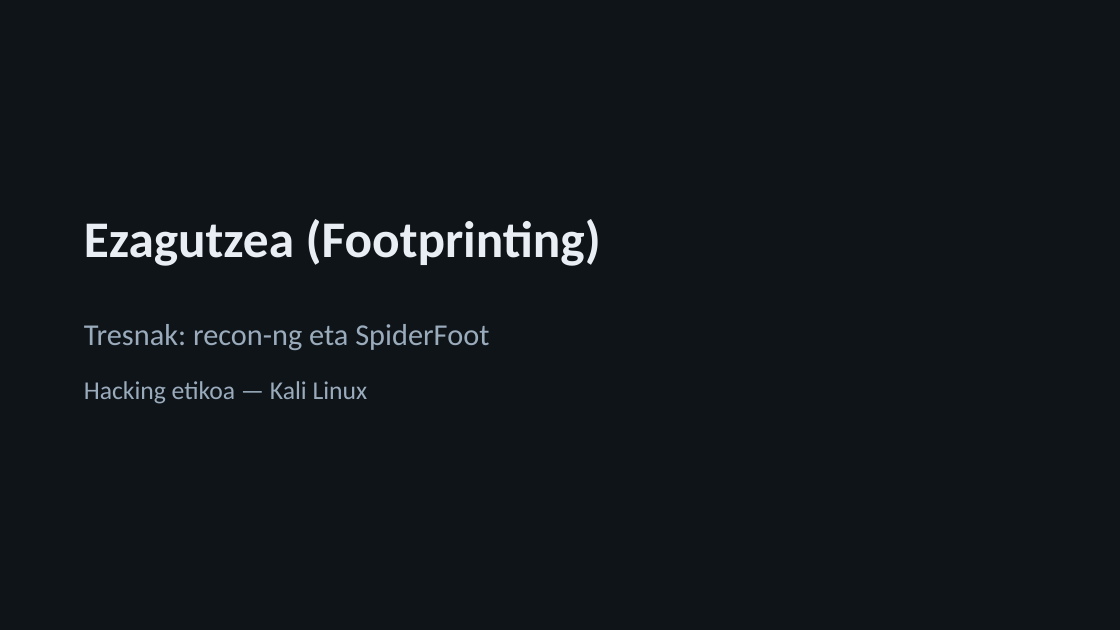
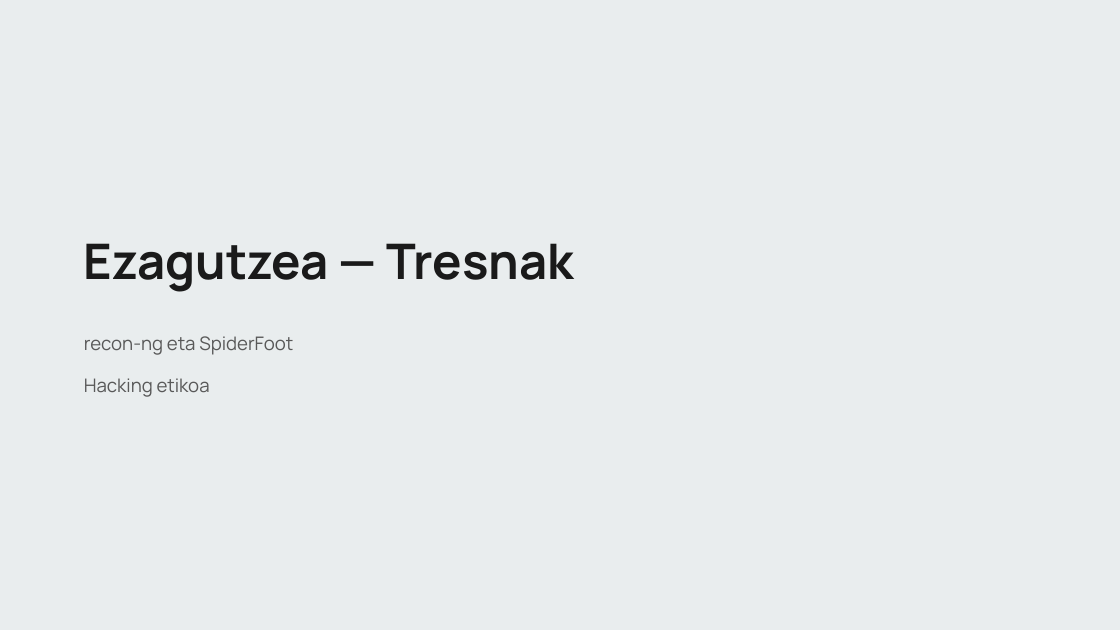
Before and after one commit to jazkune-izarraitz/Garapen2627, a slide deck: slide 1 of he-ezagutzea/HE-2-recon-ng-spiderfoot-aurkezpena.pptx. Drawn at 1120x630 pixels with LibreOffice and Linux fonts; fonts in the diff are those of the drawing. Boxes give left, top, right and bottom in pixels: in the first picture for what was removed or moved away, otherwise in the second. Text is boxed around its words. In the diff, an @@ line names an element or a change of style, - is before the commit and + after.

```diff
--- a/he-ezagutzea/HE-2-recon-ng-spiderfoot-aurkezpena.pptx
+++ b/he-ezagutzea/HE-2-recon-ng-spiderfoot-aurkezpena.pptx
@@ background #0F1419 to #E9EDEE @@
@@ text at (84, 243, 575, 292): text changed; size 44 to 42 pt; font Calibri to Manrope; text colour #E8EEF4 to #1A1A1A @@
-Ezagutzea (Footprinting)
+Ezagutzea — Tresnak
@@ text at (84, 336, 293, 355): text changed; size 26 to 16 pt; font Calibri to Manrope; text colour #9AABBC to #595959 @@
-Tresnak: recon-ng eta SpiderFoot
+recon-ng eta SpiderFoot
@@ text at (84, 378, 210, 397): text changed; size 22 to 16 pt; font Calibri to Manrope; text colour #9AABBC to #595959 @@
-Hacking etikoa — Kali Linux
+Hacking etikoa
```
Also in this commit, not shown: 1 other slide changed, 18 slides added, 22 slides removed, 11 other files.
